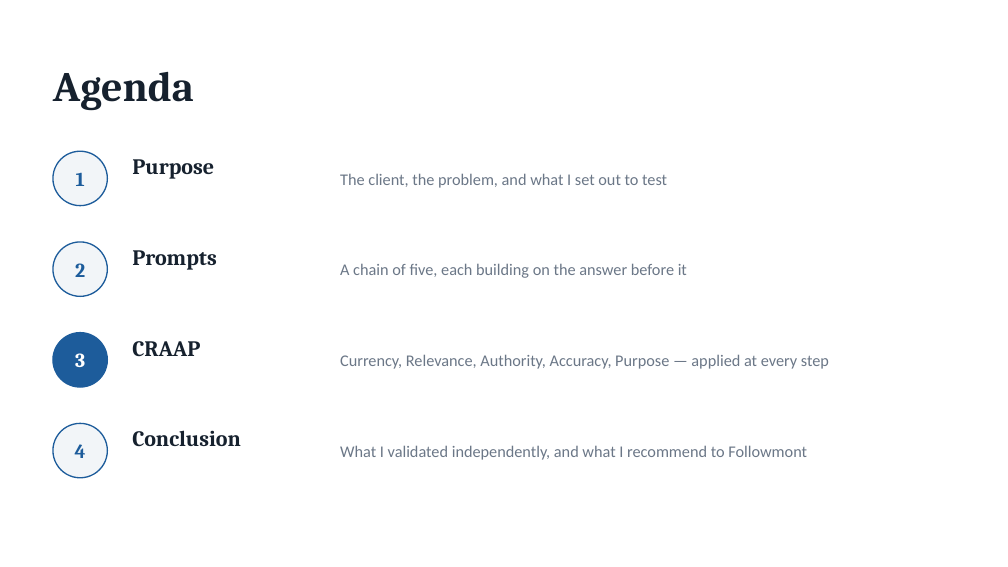
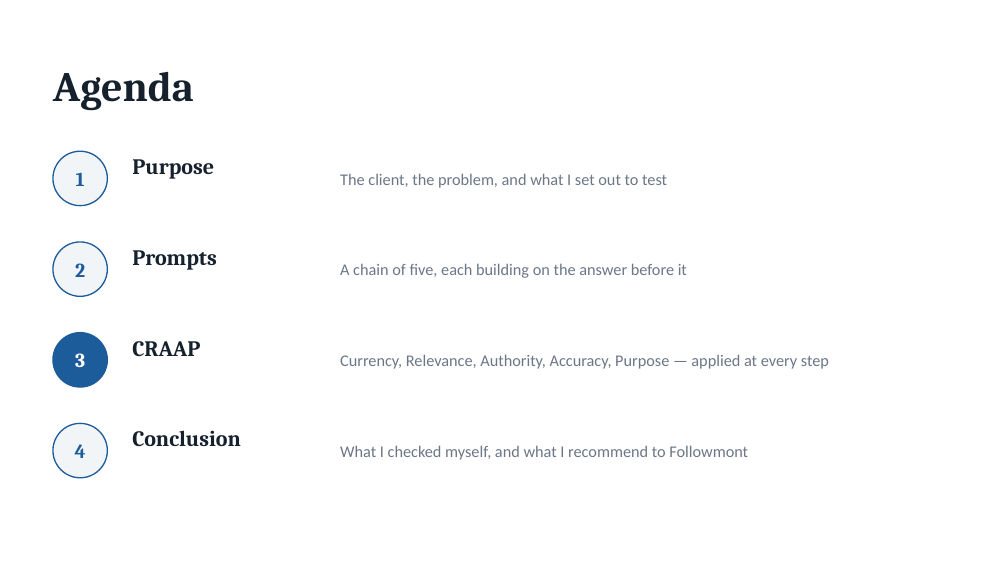
Before and after one commit to danielfrancogomez-wq/My-computer-claude-code, a slide deck: slide 2 of Followmont-Prompt-Chain.pptx. Drawn at 1008x567 pixels with LibreOffice and Linux fonts; fonts in the diff are those of the drawing. Boxes give left, top, right and bottom in pixels: in the first picture for what was removed or moved away, otherwise in the second. Text is boxed around its words. In the diff, an @@ line names an element or a change of style, - is before the commit and + after.

```diff
--- a/Followmont-Prompt-Chain.pptx
+++ b/Followmont-Prompt-Chain.pptx
@@ text at bbox=[340, 445, 748, 460]: text changed @@
-What I validated independently, and what I recommend to Followmont
+What I checked myself, and what I recommend to Followmont
```
Also in this commit, not shown: 10 other slides changed, 1 other file.
